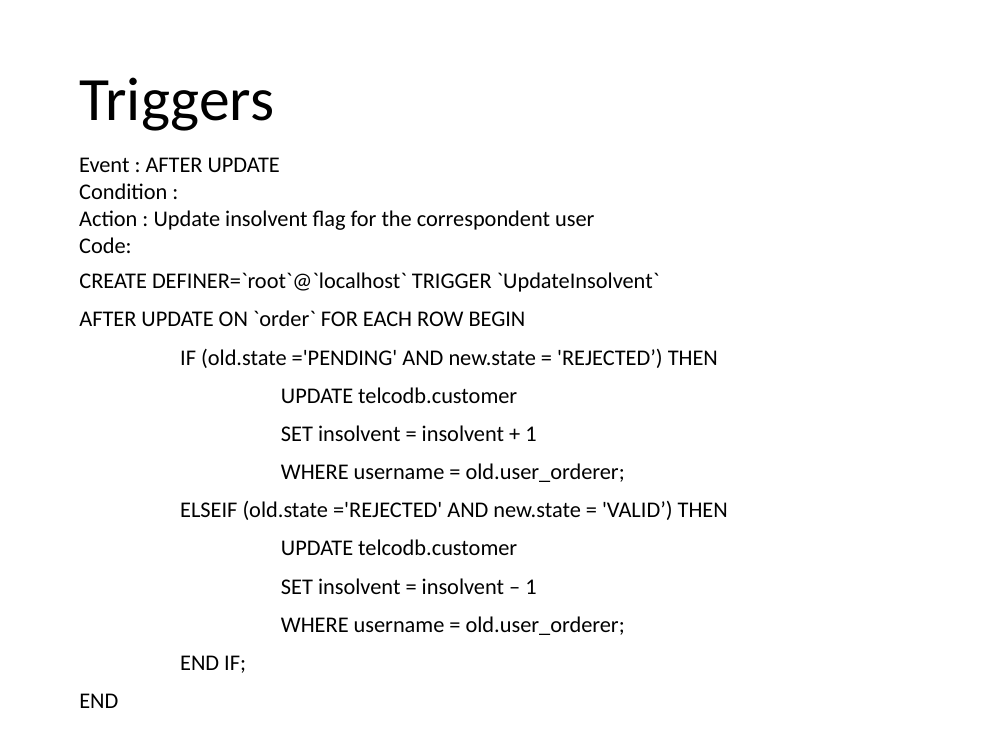
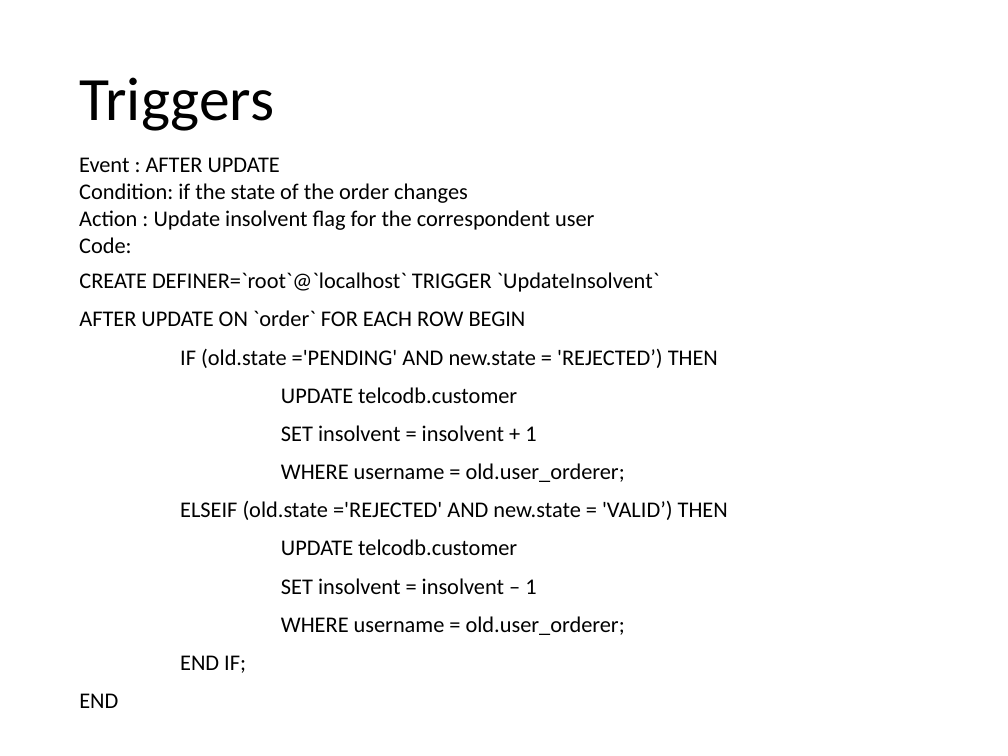
Before and after one commit to andrearestelli/db2-project, a slide deck: slide 31 of docs/documentation.pptx (slide 25 before the commit). Drawn at 1008x756 pixels with LibreOffice and Linux fonts; fonts in the diff are those of the drawing. Boxes give left, top, right and bottom in pixels: in the first picture for what was removed or moved away, otherwise in the second. Text is boxed around its words. In the diff, an @@ line names an element or a change of style, - is before the commit and + after.

```diff
--- a/docs/documentation.pptx
+++ b/docs/documentation.pptx
@@ text at bbox=[79, 183, 468, 203]: text changed @@
-Condition :
+Condition: if the state of the order changes
```
Also in this commit, not shown: 6 other slides changed, 17 slides added, 2 slides removed, 2 other files.
